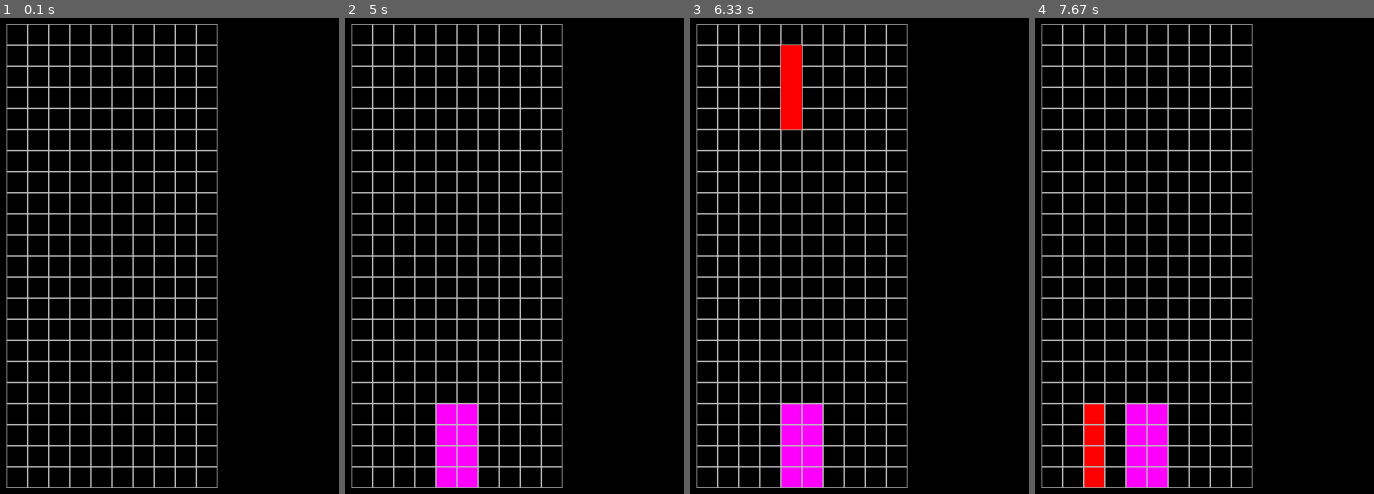
Above: before the commit, frames 1-4 (left to right).
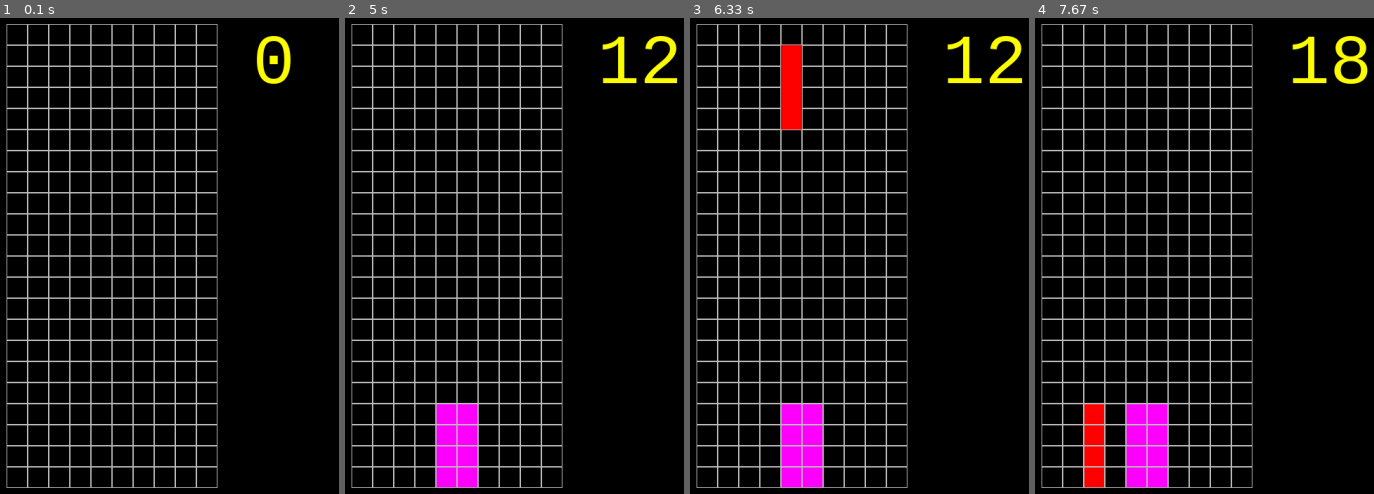
Above: after the commit, the same moments.

Repository: tkilla77/ksr_talenta_tetris
Game: pygame game, started from pygame_tetris.py
Same seed, same stepped clock (60 frames per second), same inputs: the game is played once before the commit and once after it.
Inputs:
- Up to frame 1 (0.1 s): no input
- Up to frame 2 (5 s): hold Right 0.33-0.8 s; hold Up 0.83-1.3 s; hold Right 1.33-1.8 s; hold Left 1.83-2.37 s; hold Down 2.4-2.7 s; hold Right 3.57-4.2 s; hold Down 4.23-4.6 s; hold Left from 4.63 s (still down)
- Up to frame 3 (6.33 s): release Left at 5.1 s; hold Right 5.13-5.6 s; hold Up 5.63-5.93 s; hold Right from 5.97 s (still down)
- Up to frame 4 (7.67 s): release Right at 6.43 s; hold Left 6.47-7 s; hold Down 7.03-7.33 s; hold Left from 7.37 s (still down)

The runs differ from the first frame. In frame 1, 0.5% of the frame differs, in the area x 75-86%, y 3-14%; in frame 2, 0.8%; in frame 3, 0.8%; in frame 4, 0.9%, in the area x 75-99%, y 3-14%.

Commit message:
Add score display

Diff:
--- a/pygame_tetris.py
+++ b/pygame_tetris.py
@@ -142,6 +142,12 @@
             game_rect.center = screen_rect.center
             game_surface = self.screen.subsurface(game_rect)
             self.game_area.draw(game_surface)
+
+            font = pygame.font.SysFont(["Courier", "Monospace"], 100)
+            score_surface = font.render(str(round(self.tetris.score)), antialias=True, color=pygame.Color("yellow"))
+            dest = (game_rect.right + 50, game_rect.top)
+            self.screen.blit(score_surface, dest=dest)
+
             pygame.display.flip()
 
         pygame.quit()
